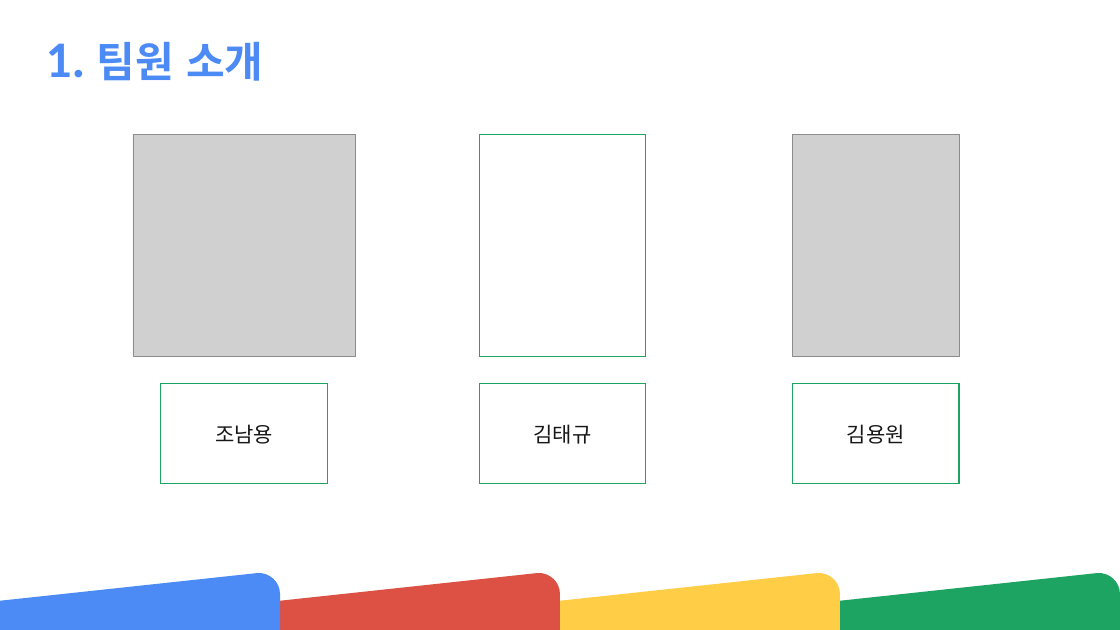
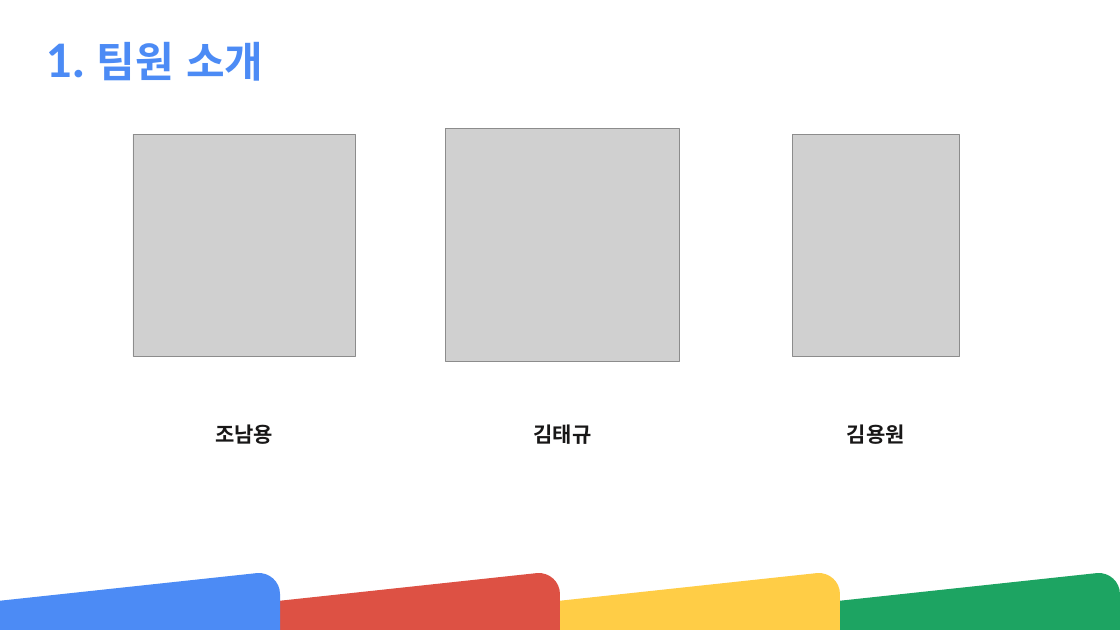
Before and after one commit to haribo09876/JSP_Google_Project, a slide deck: slide 4 of WebContent/WEB-INF/doc/JSP Google Project.pptx. Drawn at 1120x630 pixels with LibreOffice and Linux fonts; fonts in the diff are those of the drawing; grey boxes stand for pictures; background and template pictures are left out. Boxes give left, top, right and bottom in pixels: in the first picture for what was removed or moved away, otherwise in the second. Text is boxed around its words. In the diff, an @@ line names an element or a change of style, - is before the commit and + after.

```diff
--- a/WebContent/WEB-INF/doc/JSP Google Project.pptx
+++ b/WebContent/WEB-INF/doc/JSP Google Project.pptx
@@ picture added at (446, 129, 680, 362) @@
@@ rectangle removed at (479, 134, 645, 357) @@
@@ 3 texts: place and size @@
-3 texts at (161, 384, 959, 484)
+3 texts at (215, 424, 905, 444)
@@ bold on; outline #1DA462 1 pt to none in 3 elements at (215, 424, 273, 444), (533, 424, 591, 444), (847, 424, 905, 444) @@
```
Also in this commit, not shown: 1 other file.
